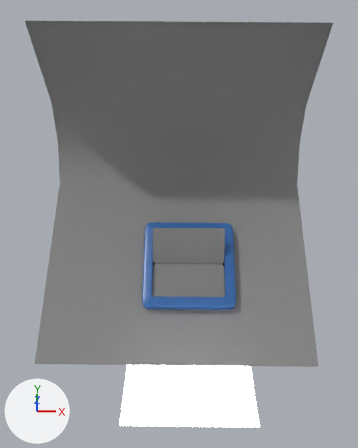
Before and after pictures for a commit that changed the Blender file apps/src/calendar.blend.
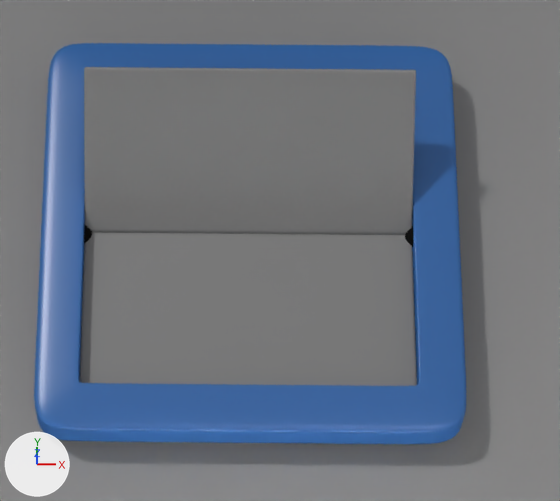
Each version appears first whole from a camera (50 mm lens) standing at (0.1, -5.78, 14.72) and looking at (0.04, 0.33, 2.83), and next in a close-up on the part from 38% to 72% of the width and 48% to 72% of the height. The lights are fixed; the arrows at lower left show +X, +Y and +Z.
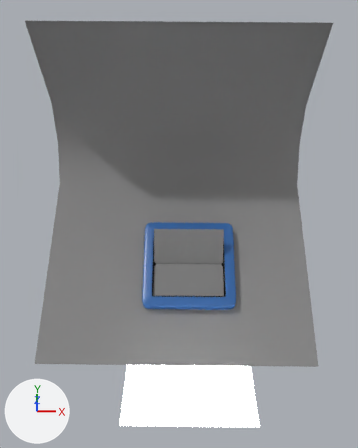
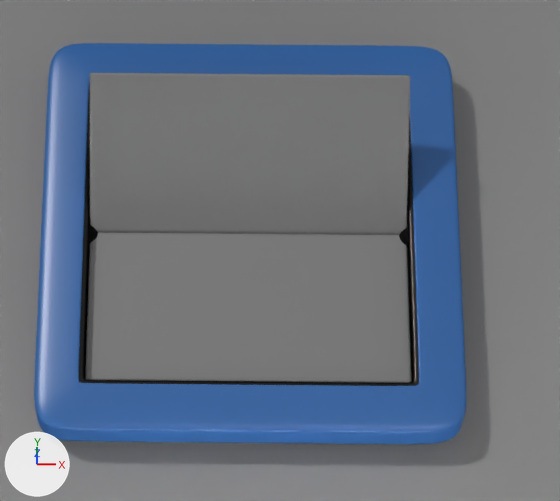
Pixel boxes [x1, y1, x2, y2] of what changed, in the close-ups (560 x 501 px):
'Plane.006', rescaled: before [80, 67, 417, 386]; after [85, 73, 411, 383]
'Plane.002', added: after [79, 83, 419, 386]

Edits to the bpy script that builds the scene:
```text
Add mat_inside_clock:
    mat_inside_clock = bpy.data.materials.new('inside clock')
    # nodes: BsdfAnisotropic, BsdfDiffuse, MixShader, OutputMaterial
    # colours: black #000000
Add me_plane_007:
    me_plane_007.from_pydata(...)  # 144 vertices, 134 faces; spans x -1.01..0.99, y -1.0..1.0, z -0.19..-0.08
    me_plane_007.polygons.foreach_set('use_smooth', [True] * 134)
    me_plane_007.materials.append(mat_inside_clock)
Change ob_plane_006:
    ob_plane_006.scale: (1.07, 1.05, 1.05) -> (1.04, 1.01, 1.01)
Add ob_plane_002:
    ob_plane_002 = bpy.data.objects.new('Plane.002', me_plane_007)
    ob_plane_002.location = (0.348, 0.0, 1.039)
    ob_plane_002.scale = (1.13, 1.13, 1.13)
    _m = ob_plane_002.modifiers.new('Subsurf', 'SUBSURF')
    _m.levels = 2
```
